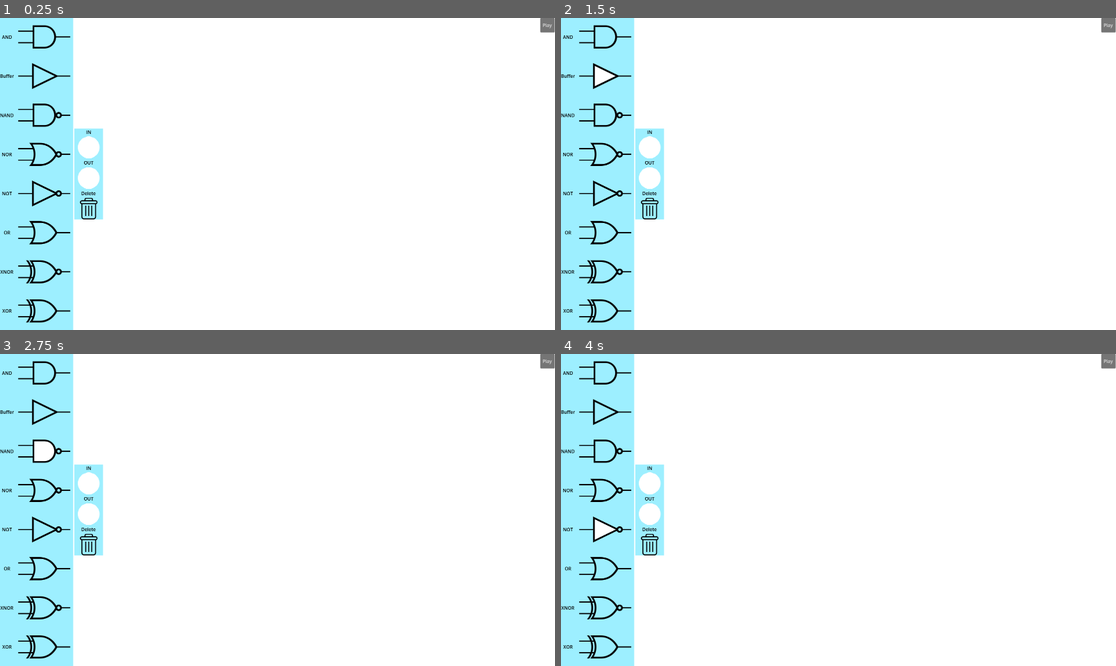
Above: before the commit, frames 1-4 (two rows, left to right).
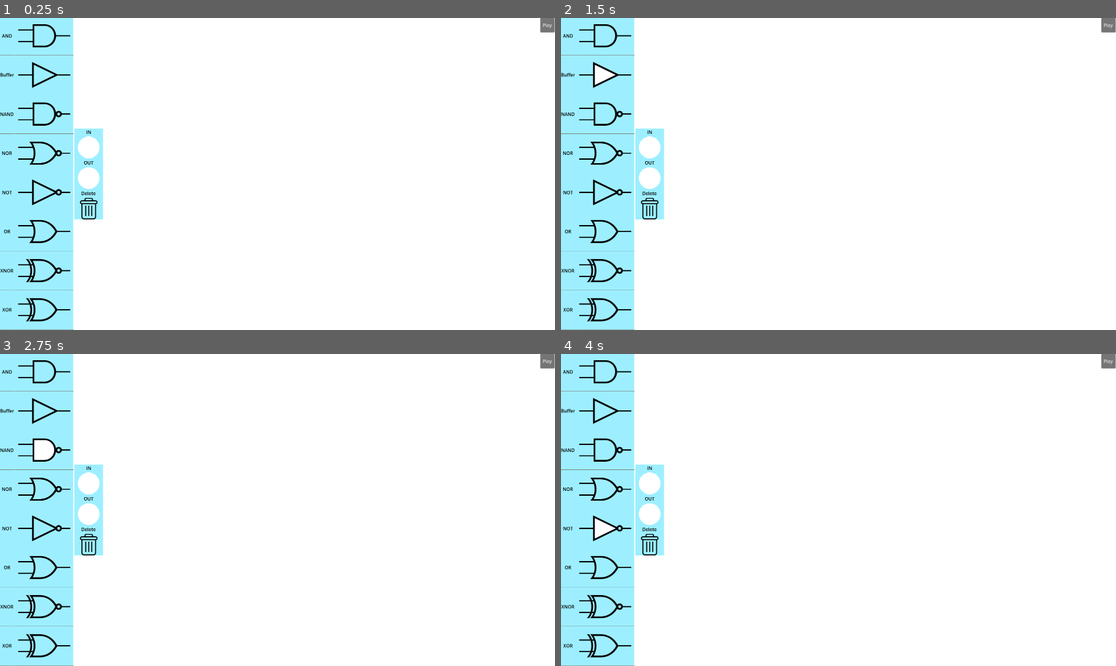
Above: after the commit, the same moments.

Repository: sleep-walkerr/CircuitCanvas
Game: Godot game, scene res://MainScene.tscn
Two runs of this game, one before a commit and one after it. Both use one fixed random seed, a clock stepped at 60 frames per second and the inputs below.
Inputs (mouse positions are in pixels of both pictures, inside the frame that each line leads up to; where the layout moved, square brackets give the same spot in the first picture):
- Up to frame 1 (0.25 s): no input
- Up to frame 2 (1.5 s): click (605, 36) at 0.5 s; click (605, 74) [605, 77] at 1.25 s
- Up to frame 3 (2.75 s): click (44, 450) at 2 s
- Up to frame 4 (4 s): click (605, 488) [605, 491] at 2.75 s; click (605, 528) at 3.5 s

The runs differ from the first frame. In frame 1, 1.7% of the frame differs, in the area x 0-14%, y 2-100%; in frame 2, 1.7%; in frame 3, 1.7%; in frame 4, 1.7%.

Commit message:
Added basic dividers for gate buttons

Diff:
--- a/GUI/GUI.tscn
+++ b/GUI/GUI.tscn
@@ -34,6 +34,10 @@
 [node name="VBoxContainer2" type="VBoxContainer" parent="HBoxContainer/Control/HBoxContainer"]
 layout_mode = 2
 
+[node name="VSeparator" type="VSeparator" parent="HBoxContainer/Control/HBoxContainer"]
+visible = false
+layout_mode = 2
+
 [node name="VBoxContainer" type="VBoxContainer" parent="HBoxContainer/Control/HBoxContainer"]
 layout_mode = 2
 mouse_filter = 2
--- a/GUI/GUIScript.gd
+++ b/GUI/GUIScript.gd
@@ -20,6 +20,9 @@
 		#currentGateSelectionLabel.size_flags_vertical =
 		# set color to black or something here
 		get_node("HBoxContainer/Control/HBoxContainer/VBoxContainer2").add_child(currentGateSelectionLabel)
+		var hlabelSeperator = HSeparator.new()
+		get_node("HBoxContainer/Control/HBoxContainer/VBoxContainer2").add_child(hlabelSeperator)
+
 
 		var currentGateTextureButton = TextureButton.new()
 		currentGateTextureButton.texture_normal = load("res://Gate/" + gateType + ".png")
@@ -28,6 +31,10 @@
 		currentGateTextureButton.name = gateType
 		currentGateTextureButton.size_flags_vertical = Control.SIZE_EXPAND_FILL
 		get_node("HBoxContainer/Control/HBoxContainer/VBoxContainer").add_child(currentGateTextureButton)
+
+
+		var gateSeparator = HSeparator.new()
+		get_node("HBoxContainer/Control/HBoxContainer/VBoxContainer").add_child(gateSeparator)
 
 
 		#now manually add trigger
--- a/MainScene.gd
+++ b/MainScene.gd
@@ -294,7 +294,8 @@
 
 func SetSelectedGate(gateButton):
 	for gateButtonIterate in $GUI/HBoxContainer/Control/HBoxContainer/VBoxContainer.get_children():
-				gateButtonIterate.texture_normal = load("res://Gate/" + gateButtonIterate.name + ".png")
+		if "TextureButton" in gateButtonIterate.get_class():
+			gateButtonIterate.texture_normal = load("res://Gate/" + gateButtonIterate.name + ".png")
 	for otherButtonIterate in $GUI/HBoxContainer/Control2/VBoxContainer.get_children():
 		if otherButtonIterate.name == "IN" or otherButtonIterate.name == "OUT":
 			otherButtonIterate.self_modulate = Color(1.0, 1.0, 1.0, 1.0)
Not shown, changed: CircuitCanvas.sdl
